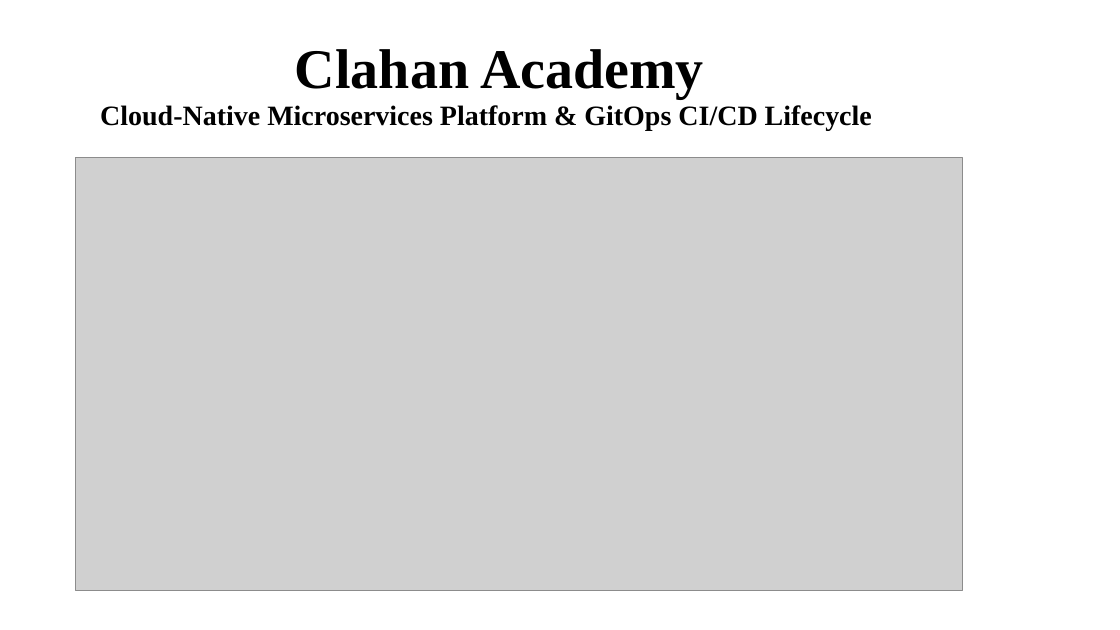
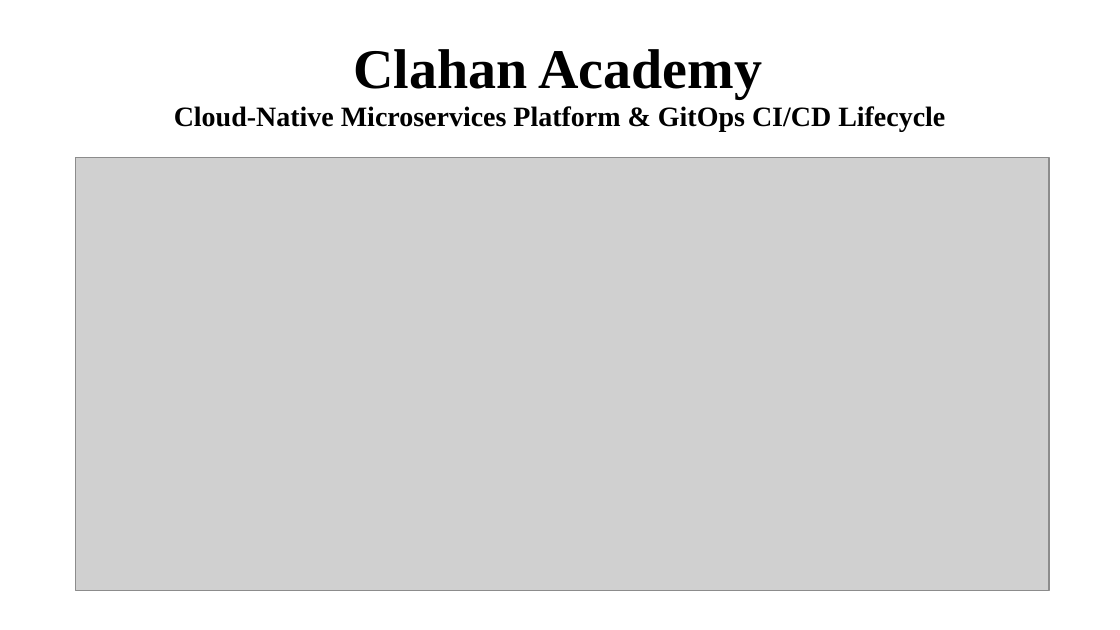
Before and after one commit to M-VIGNESH3/ppt, a slide deck: slide 1 of clahan/Clahan-Academy-V2 (1).pptx. Drawn at 1120x630 pixels with LibreOffice and Linux fonts; fonts in the diff are those of the drawing; grey boxes stand for pictures. Boxes give left, top, right and bottom in pixels: in the first picture for what was removed or moved away, otherwise in the second. Text is boxed around its words. In the diff, an @@ line names an element or a change of style, - is before the commit and + after.

```diff
--- a/clahan/Clahan-Academy-V2 (1).pptx
+++ b/clahan/Clahan-Academy-V2 (1).pptx
@@ text "Clahan Academy" at box(353, 49, 762, 98): alignment left to centre @@
@@ text "Cloud‑Native Microservices Platform & GitOps ..." at box(174, 106, 945, 132): alignment left to centre @@
@@ text "Cloud‑Native Microservices Platform & GitOps ...": place and size @@
-text "Cloud‑Native Microservices Platform & GitOps ..." at box(100, 105, 872, 131)
+text "Cloud‑Native Microservices Platform & GitOps ..." at box(174, 106, 945, 132)
@@ picture: place and size @@
-picture at box(76, 158, 962, 590)
+picture at box(76, 158, 1049, 590)
```
Also in this commit, not shown: 2 other slides changed, 9 slides added, 7 slides removed.
